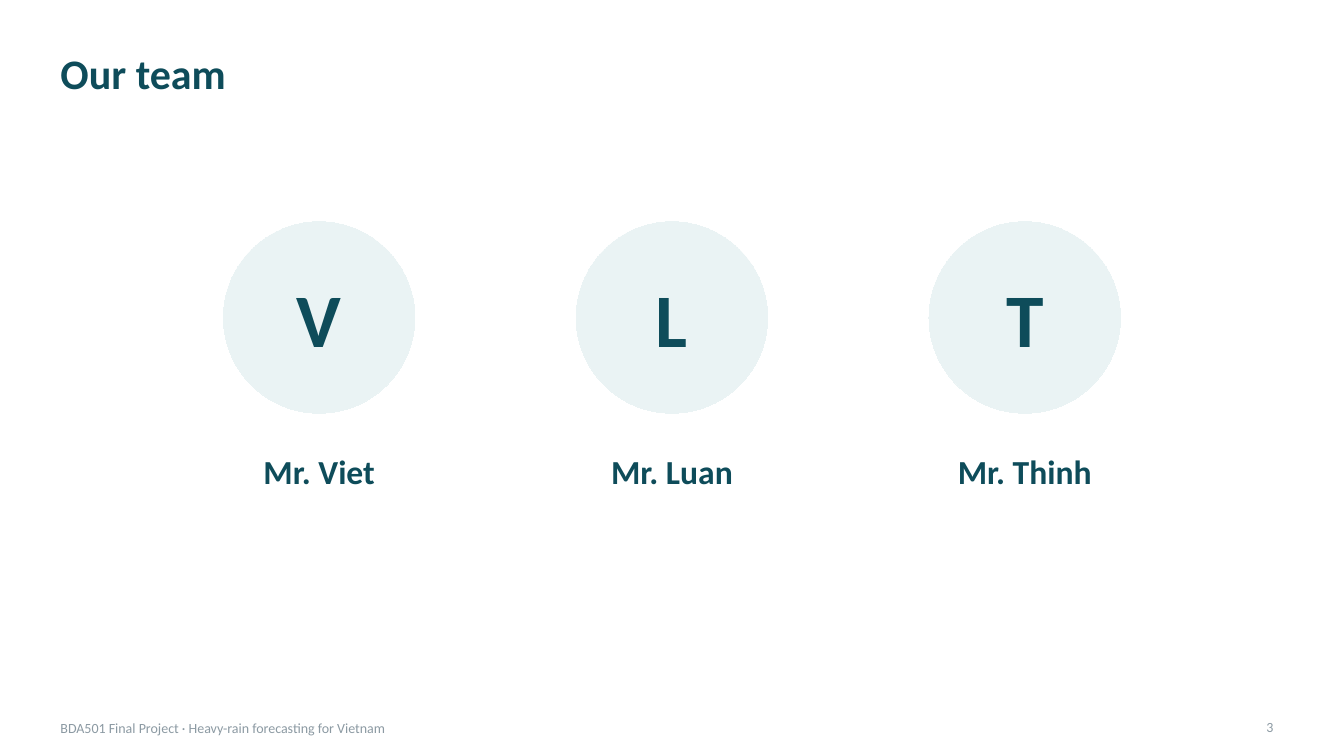
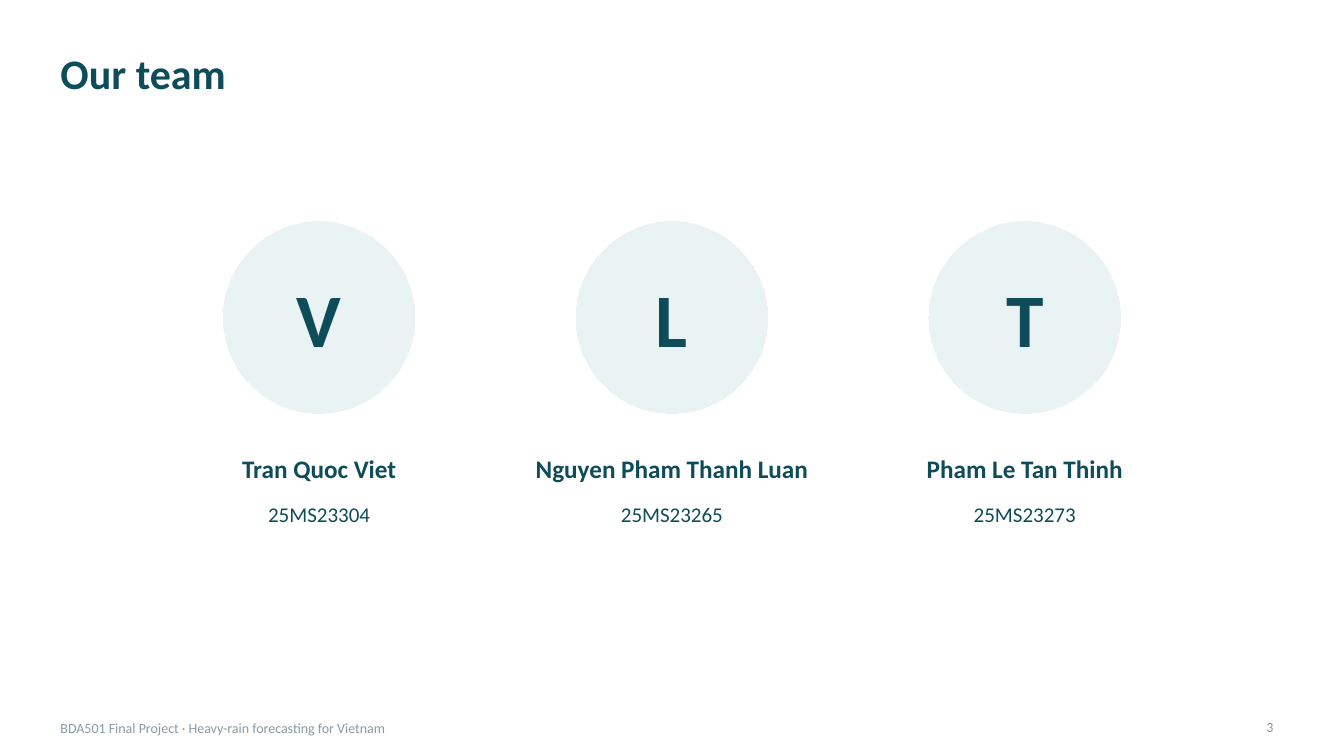
Before and after one commit to PhamLeTanThinh/BDA501_weather, a slide deck: slide 3 of deck/BDA501_Heavy_Rain_Forecast.pptx. Drawn at 1344x756 pixels with LibreOffice and Linux fonts; fonts in the diff are those of the drawing. Boxes give left, top, right and bottom in pixels: in the first picture for what was removed or moved away, otherwise in the second. Text is boxed around its words. In the diff, an @@ line names an element or a change of style, - is before the commit and + after.

```diff
--- a/deck/BDA501_Heavy_Rain_Forecast.pptx
+++ b/deck/BDA501_Heavy_Rain_Forecast.pptx
@@ text at (242,460,396,482): text changed; size 24 to 18 pt @@
-Mr. Viet
+Tran Quoc Viet
@@ text at (536,460,808,483): text changed; size 24 to 18 pt @@
-Mr. Luan
+Nguyen Pham Thanh Luan
@@ text at (927,460,1122,479): text changed; size 24 to 18 pt @@
-Mr. Thinh
+Pham Le Tan Thinh
@@ text added at (268,508,370,522), 15 pt, text #0E4C5A @@
+25MS23304
@@ text added at (621,507,723,522), 15 pt, text #0E4C5A @@
+25MS23265
@@ text added at (974,508,1076,522), 15 pt, text #0E4C5A @@
+25MS23273
```
Also in this commit, not shown: 1 other slide changed, 5 other files.
